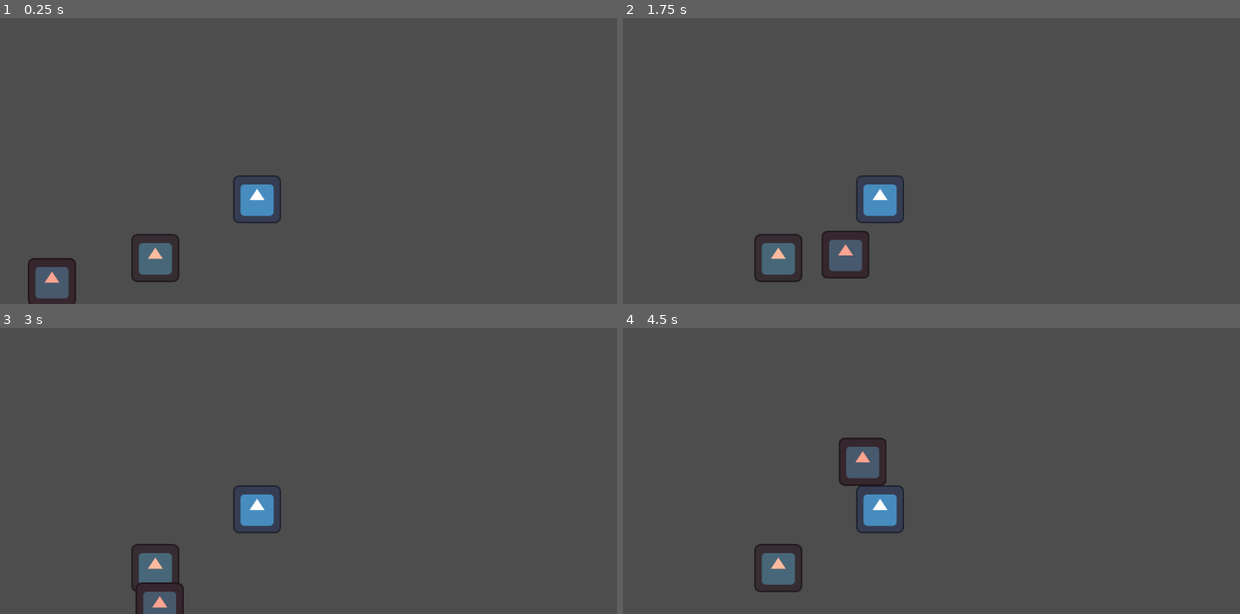
Above: before the commit, frames 1-4 (two rows, left to right).
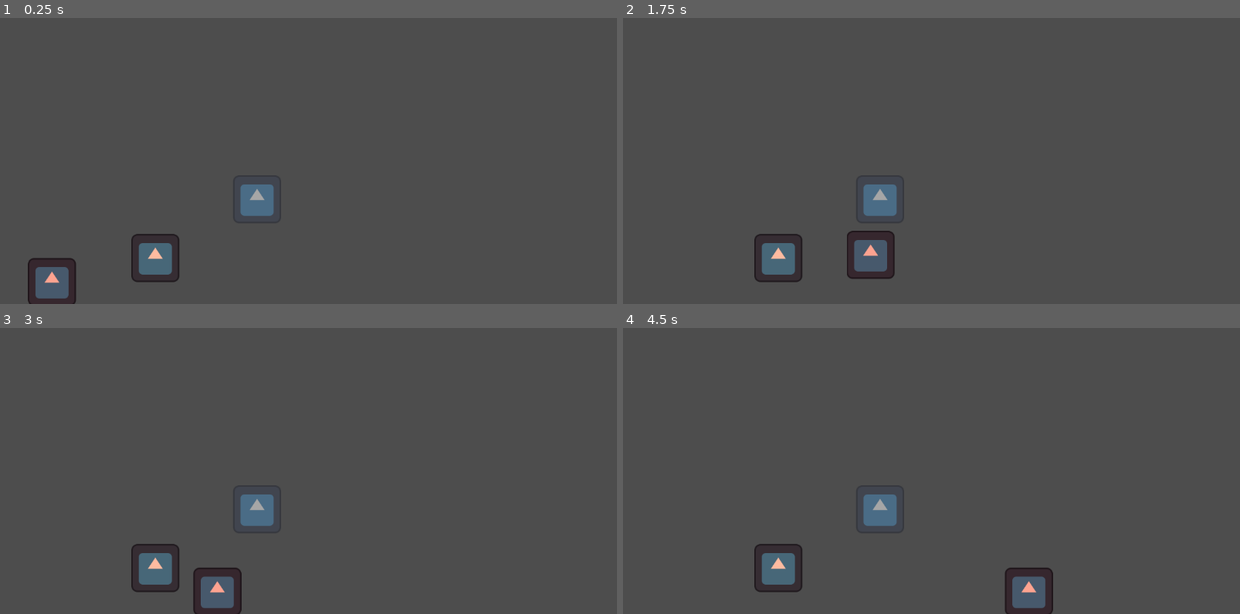
Above: after the commit, the same moments.

Repository: MatheoBrassart/The-Adventure-of-Beep-n-Boo-p
Game: Godot game, scene res://scenes/level_test.tscn
Same seed, same stepped clock (60 frames per second), same inputs: the game is played once before the commit and once after it. The engine's default icon, where the game draws it, is replaced by a stand-in: a white triangle on a blue panel in a dark square.
Inputs:
- Up to frame 1 (0.25 s): no input
- Up to frame 2 (1.75 s): tap Enter at 0.5 s; hold D (move_right) from 0.53 s (still down); tap Shift (switch_character) at 0.6, 1.35 s; tap Space (jump) at 0.77, 1.52 s
- Up to frame 3 (3 s): release D (move_right) at 2.03 s; hold A (move_left) 2.03-2.78 s; tap Shift (switch_character) at 2.1, 2.85 s; hold D (move_right) from 2.78 s (still down)
- Up to frame 4 (4.5 s): tap Space (jump) at 3.02, 3.77 s; tap Shift (switch_character) at 3.6, 4.35 s; release D (move_right) at 4.28 s; hold A (move_left) from 4.28 s (still down)

The runs differ from the first frame. In frame 1, 0.6% of the frame differs, in the area x 38-45%, y 58-70%; in frame 2, 2.2%; in frame 3, 2.5%; in frame 4, 3.1%, in the area x 34-70%, y 38-100%.
Error before the commit: Cannot call method 'get_root' on a null value. (res://scripts/bloc_change_beep.gd:8)

Commit message:
Bloc Change done

Diff:
--- a/the-adventure-of-beep-n'-boop/scripts/bloc_change_beep.gd
+++ b/the-adventure-of-beep-n'-boop/scripts/bloc_change_beep.gd
@@ -5,14 +5,16 @@
 @onready var sprite2D: Sprite2D = $Sprite2D
 @onready var collisionShape2D: CollisionShape2D = $CollisionShape2D
 
-var CURRENT_ACTIVE_CHARACTER = get_tree().get_root().get_node("player")
+
 
 var ISACTIVE = 1
 static var SWITCH_STATE = 0
 
 func _ready() -> void:
 
-	if CURRENT_ACTIVE_CHARACTER == 1:
+	var CURRENT_ACTIVE_CHARACTER = get_parent().get_node("Player")
+
+	if CURRENT_ACTIVE_CHARACTER.CURRENT_CHARACTER == 1:
 		deactivate()
 
 
--- a/the-adventure-of-beep-n'-boop/scripts/bloc_change_boop.gd
+++ b/the-adventure-of-beep-n'-boop/scripts/bloc_change_boop.gd
@@ -5,15 +5,15 @@
 @onready var sprite2D: Sprite2D = $Sprite2D
 @onready var collisionShape2D: CollisionShape2D = $CollisionShape2D
 
-var CURRENT_ACTIVE_CHARACTER = 0
 
 var ISACTIVE = 1
 static var SWITCH_STATE = 0
 
 func _ready() -> void:
 
-	CURRENT_ACTIVE_CHARACTER = get_tree().get_root().get_node("player")
-	if CURRENT_ACTIVE_CHARACTER == 0:
+	var CURRENT_ACTIVE_CHARACTER = get_parent().get_node("Player")
+
+	if CURRENT_ACTIVE_CHARACTER.CURRENT_CHARACTER == 0:
 		deactivate()
 
 
